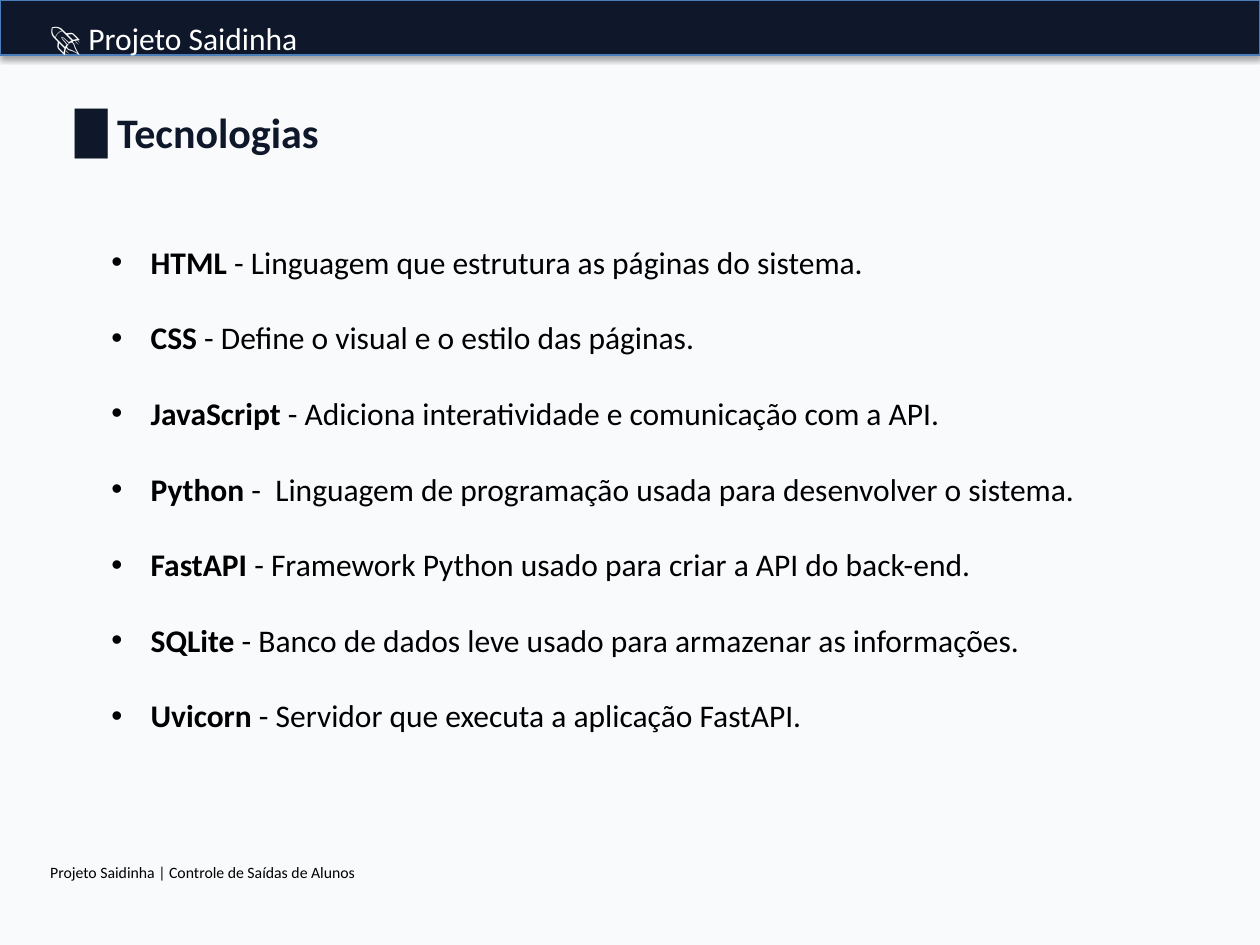
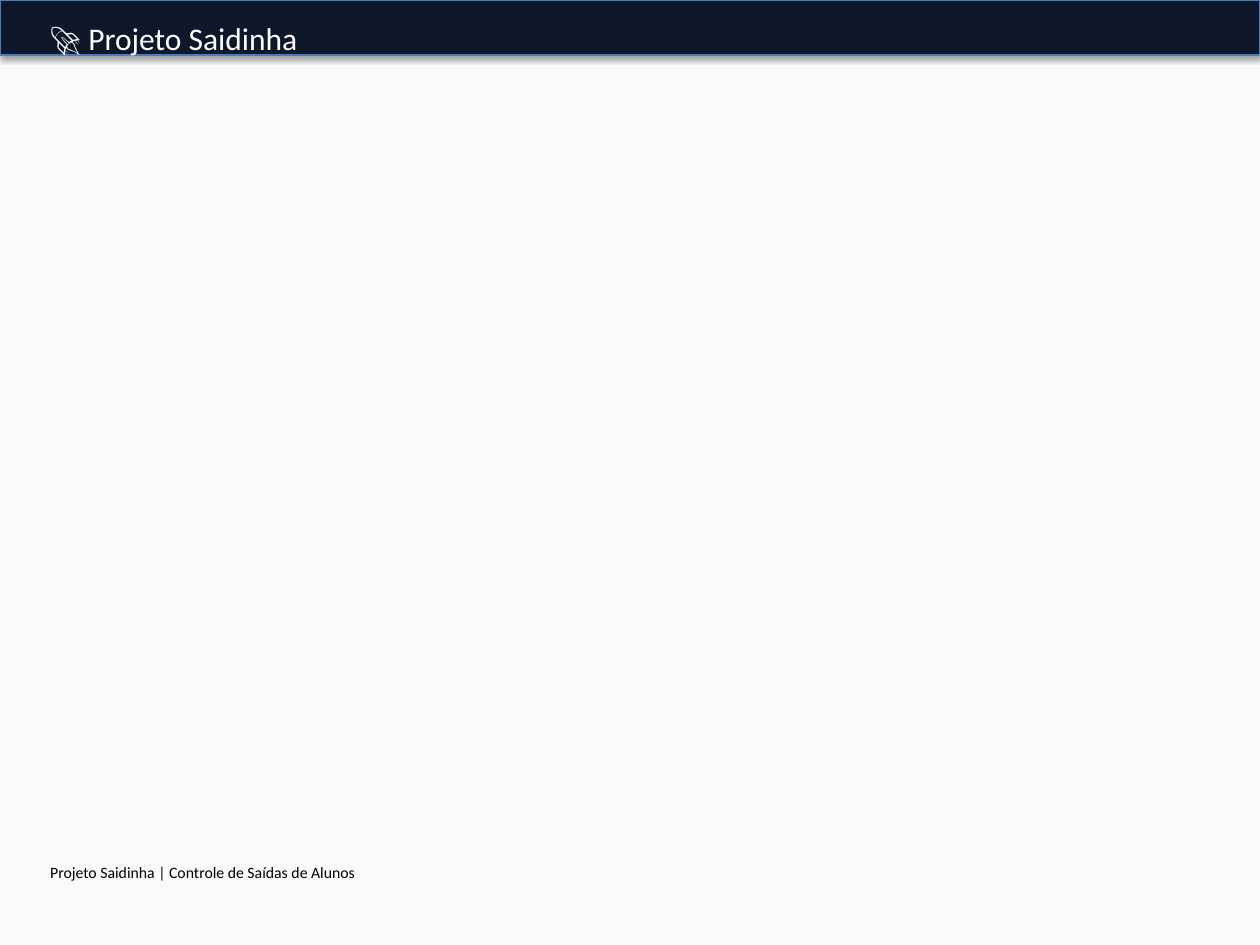
Before and after one commit to HenriAlex/saidinha, a slide deck: slide 2 of ppt/Saidinha_Apresentacao.pptx. Drawn at 1260x945 pixels with LibreOffice and Linux fonts; fonts in the diff are those of the drawing; background and template pictures are left out. Boxes give left, top, right and bottom in pixels: in the first picture for what was removed or moved away, otherwise in the second. Text is boxed around its words. In the diff, an @@ line names an element or a change of style, - is before the commit and + after.

```diff
--- a/ppt/Saidinha_Apresentacao.pptx
+++ b/ppt/Saidinha_Apresentacao.pptx
@@ text removed at [117, 118, 318, 155] @@
-█ Tecnologias
@@ text removed at [151, 252, 1074, 733] @@
-• HTML - Linguagem que estrutura as páginas do sistema.
-• CSS - Define o visual e o estilo das páginas.
-• JavaScript - Adiciona interatividade e comunicação com a API.
-• Python - Linguagem de programação usada para desenvolver o sistema.
-• FastAPI - Framework Python usado para criar a API do back-end.
-• SQLite - Banco de dados leve usado para armazenar as informações.
-• Uvicorn - Servidor que executa a aplicação FastAPI.
```
Also in this commit, not shown: 2 other slides changed, 21 other files.
